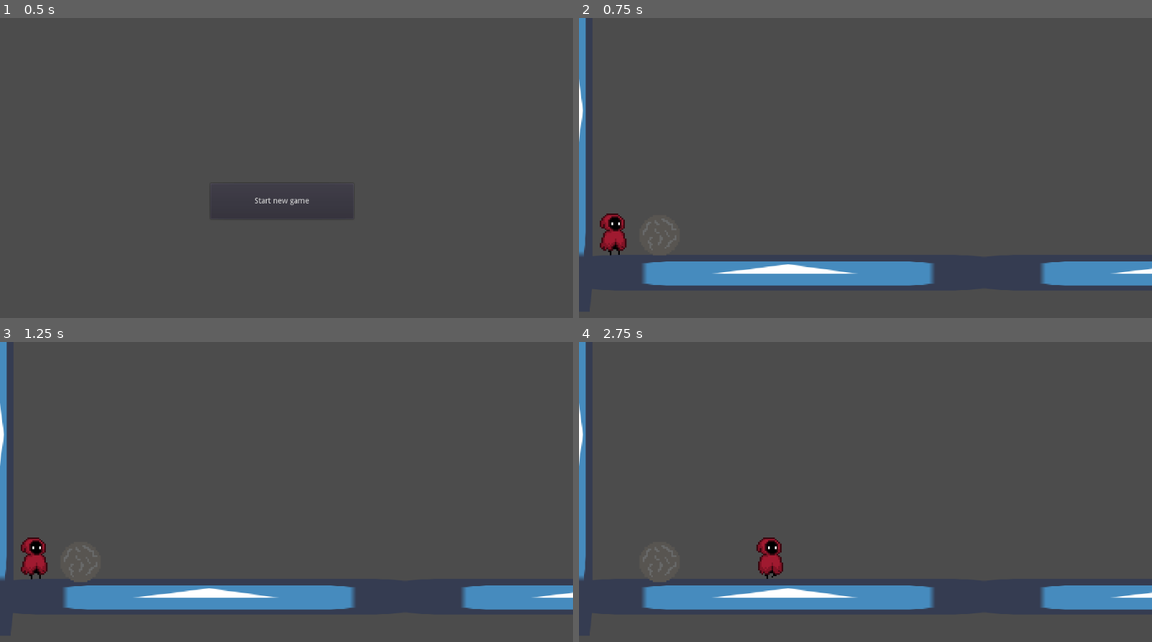
Above: before the commit, frames 1-4 (two rows, left to right).
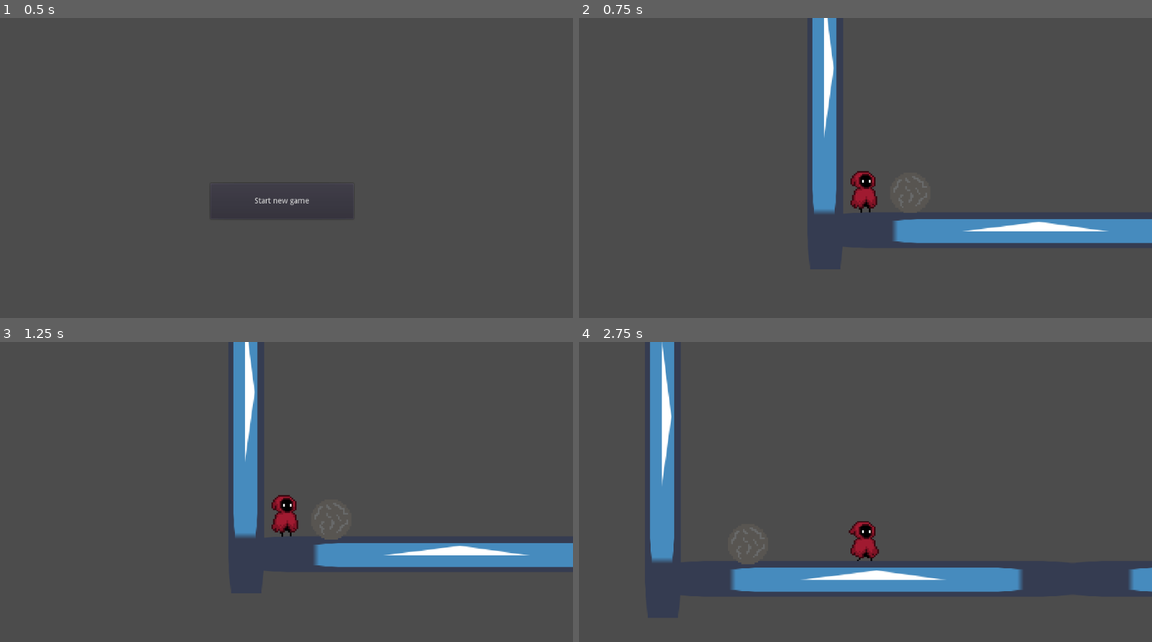
Above: after the commit, the same moments.

Repository: devmanso/gd-platformer2d
Game: Godot game, scene res://Menu.tscn
Two runs of this game, one before a commit and one after it. Both use one fixed random seed, a clock stepped at 60 frames per second and the inputs below. The engine's default icon, where the game draws it, is replaced by a stand-in: a white triangle on a blue panel in a dark square.
Inputs (mouse positions are in pixels of both pictures, inside the frame that each line leads up to):
- Up to frame 1 (0.5 s): no input
- Up to frame 2 (0.75 s): click "Start new game" at 0.5 s
- Up to frame 3 (1.25 s): no input
- Up to frame 4 (2.75 s): tap Enter at 1.25 s; move the mouse to (991, 492) at 1.27 s; hold Space (jump) 1.28-2.03 s; hold D (right) from 1.28 s (still down); move the mouse to (750, 525) at 2.02 s; click (750, 525) at 2.1 s; tap Space (jump) at 2.27, 2.3, 2.57 s

Frame 1 is identical in both runs. In frame 2, 14% of the frame differs, in the area x 0-100%, y 0-90%; in frame 3, 14%; in frame 4, 14%.

Commit message:
added player camera and fixed input

Diff:
--- a/Player.gd
+++ b/Player.gd
@@ -16,6 +16,7 @@
 export var acceleration = 0.25
 export var friction = 0.1
 
+var can_play_jump_anim
 var idle = true
 var up
 var right
@@ -24,6 +25,7 @@
 var jumps_made = 0
 var velocity = Vector2.ZERO
 var motion = Vector2.ZERO
+
 
 #const TARGET_FPS = 60
 #const ACCELERATION = 8
@@ -136,22 +138,42 @@
 #			velocity.y = jump_power
 
 func _physics_process(delta):
-	get_input()
+	#get_input()
+#	if Input.is_action_pressed("jump"):
+#		if is_on_floor():
+#			right = false
+#			left = false
+#			idle = false
+#			animator.play("jump")
+#			velocity.y = jump_power
+#			up = false
+#			jumps_made +=1
+#		elif !is_on_floor():
+#			up = true
+#	if Input.is_action_just_released("jump"):
+#		idle = true
+	if Input.is_action_pressed("right"):
+		velocity.x = walkspeed
+		animator.play("walking")
+		sprite.flip_h = false
+	elif Input.is_action_pressed("left"):
+		velocity.x = -walkspeed
+		sprite.flip_h = true
+		animator.play("walking")
+	else:
+		animator.play("RESET")
+
+	if !is_on_floor():
+		animator.play("single_frame_jump")
+
+	if Input.is_action_pressed("jump") and is_on_floor():
+		velocity.y = jump_power
+
 	velocity.y += gravity * delta
 	velocity = move_and_slide(velocity, Vector2.UP)
-	if Input.is_action_pressed("jump"):
-		if is_on_floor():
-			right = false
-			left = false
-			idle = false
-			animator.play("jump")
-			velocity.y = jump_power
-			up = false
-			jumps_made +=1
-		elif !is_on_floor():
-			up = true
-	if Input.is_action_just_released("jump"):
-		idle = true
+	velocity.x = lerp(velocity.x, 0, 0.2)
+
+
 
 
 
--- a/Player.tscn
+++ b/Player.tscn
@@ -76,7 +76,6 @@
 [sub_resource type="Animation" id=5]
 resource_name = "jump"
 length = 0.8
-loop = true
 tracks/0/type = "value"
 tracks/0/path = NodePath("Sprite:frame")
 tracks/0/interp = 1
@@ -88,6 +87,22 @@
 "transitions": PoolRealArray( 1, 1, 1, 1, 1, 1, 1, 1 ),
 "update": 1,
 "values": [ 41, 42, 43, 44, 45, 46, 47, 48 ]
+}
+
+[sub_resource type="Animation" id=8]
+resource_name = "single_frame_jump"
+length = 0.1
+tracks/0/type = "value"
+tracks/0/path = NodePath("Sprite:frame")
+tracks/0/interp = 1
+tracks/0/loop_wrap = true
+tracks/0/imported = false
+tracks/0/enabled = true
+tracks/0/keys = {
+"times": PoolRealArray( 0 ),
+"transitions": PoolRealArray( 1 ),
+"update": 1,
+"values": [ 44 ]
 }
 
 [sub_resource type="Animation" id=4]
@@ -126,6 +141,11 @@
 anims/idle = SubResource( 3 )
 anims/instant_attack = SubResource( 7 )
 anims/jump = SubResource( 5 )
+anims/single_frame_jump = SubResource( 8 )
 anims/walking = SubResource( 4 )
 
+[node name="Camera2D" type="Camera2D" parent="."]
+current = true
+drag_margin_v_enabled = true
+
 [connection signal="animation_finished" from="AnimationPlayer" to="." method="_on_AnimationPlayer_animation_finished"]
Not shown: 1 places in Player.tscn that only renumber resources
